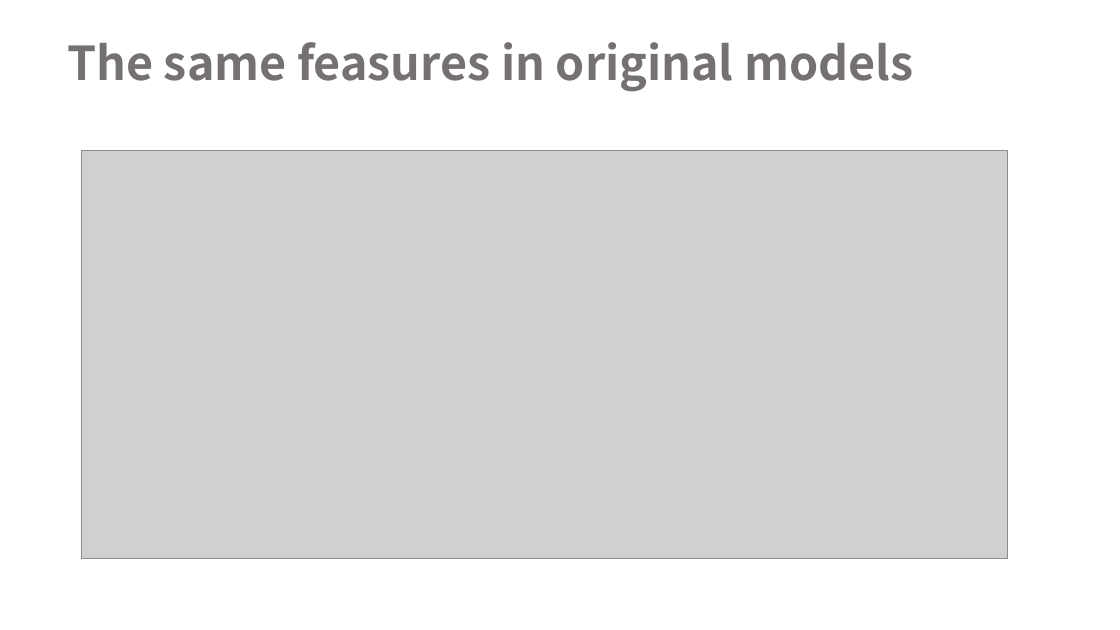
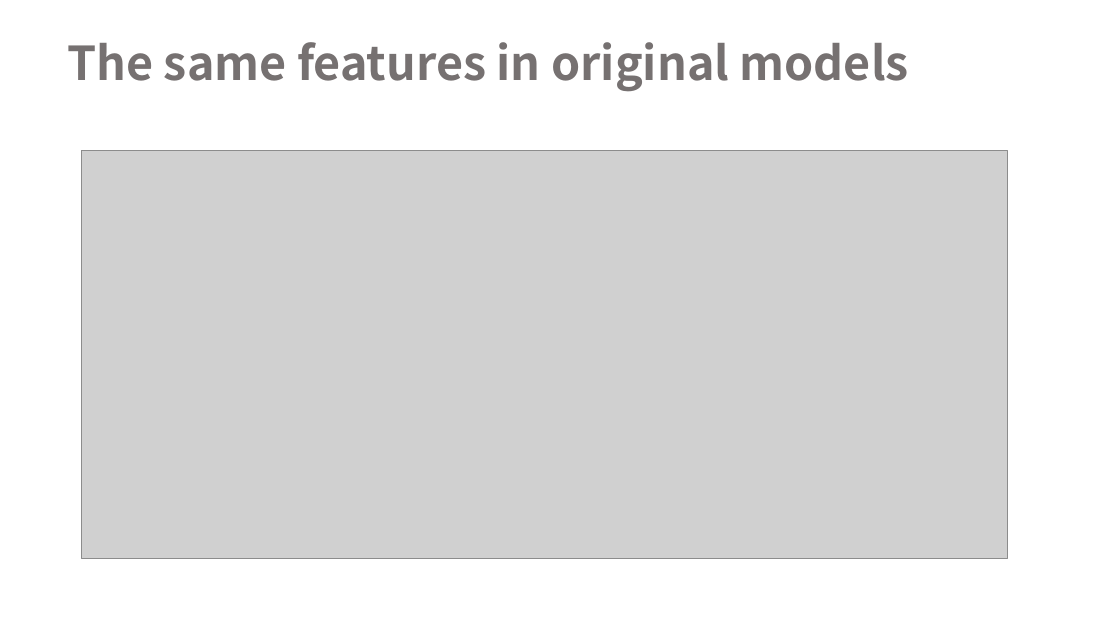
Before and after one commit to 1102-NCCUbioinf/finalproject-final_project_group3, a slide deck: slide 13 of results/final_Project 0616.pptx. Drawn at 1120x630 pixels with LibreOffice and Linux fonts; fonts in the diff are those of the drawing; grey boxes stand for pictures. Boxes give left, top, right and bottom in pixels: in the first picture for what was removed or moved away, otherwise in the second. Text is boxed around its words. In the diff, an @@ line names an element or a change of style, - is before the commit and + after.

```diff
--- a/results/final_Project 0616.pptx
+++ b/results/final_Project 0616.pptx
@@ title at (67,42,909,92): text changed @@
-The same feasures in original models
+The same features in original models
```
Also in this commit, not shown: 4 other slides changed.
